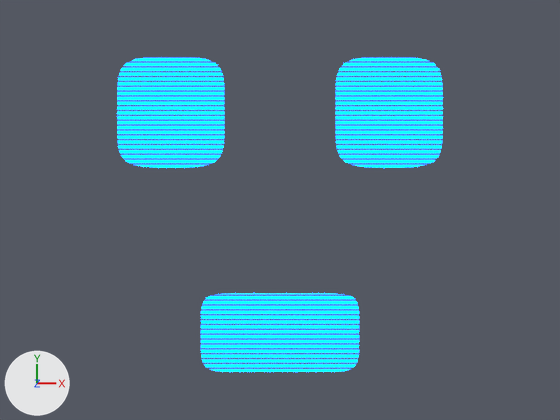
One commit to the Blender file eyesBlink.blend: the scene before it, then after it.
Rendered twice from the file's camera 'Camera'. Every picture has the same lights, and +X, +Y and +Z are marked at lower left. The older version comes first.

Names of what the first picture shows: 'Eyes', 'Mouth'.
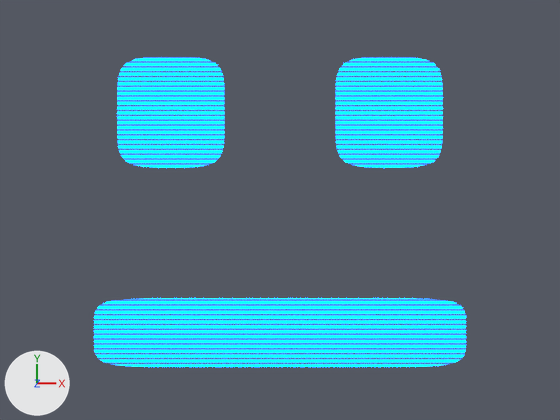
Diff of the bpy script that builds the scene:
```diff
--- a/eyesBlink.blend.py
+++ b/eyesBlink.blend.py
@@ ob_mouth @@
 ob_mouth.location = (0.0, -0.809, 0.019)
-ob_mouth.scale = (0.425, 0.211, 1.0)
+ob_mouth.scale = (1.0, 0.185, 1.0)
 _m = ob_mouth.modifiers.new('Subdivision', 'SUBSURF')
```

What differs and where, as boxes (x1, y1, x2, y2) in the pictures (560 x 420 px):
'Mouth', rescaled (135% wider, 12% shorter)
    before: (201, 293, 359, 372)
    after: (94, 298, 466, 367)
